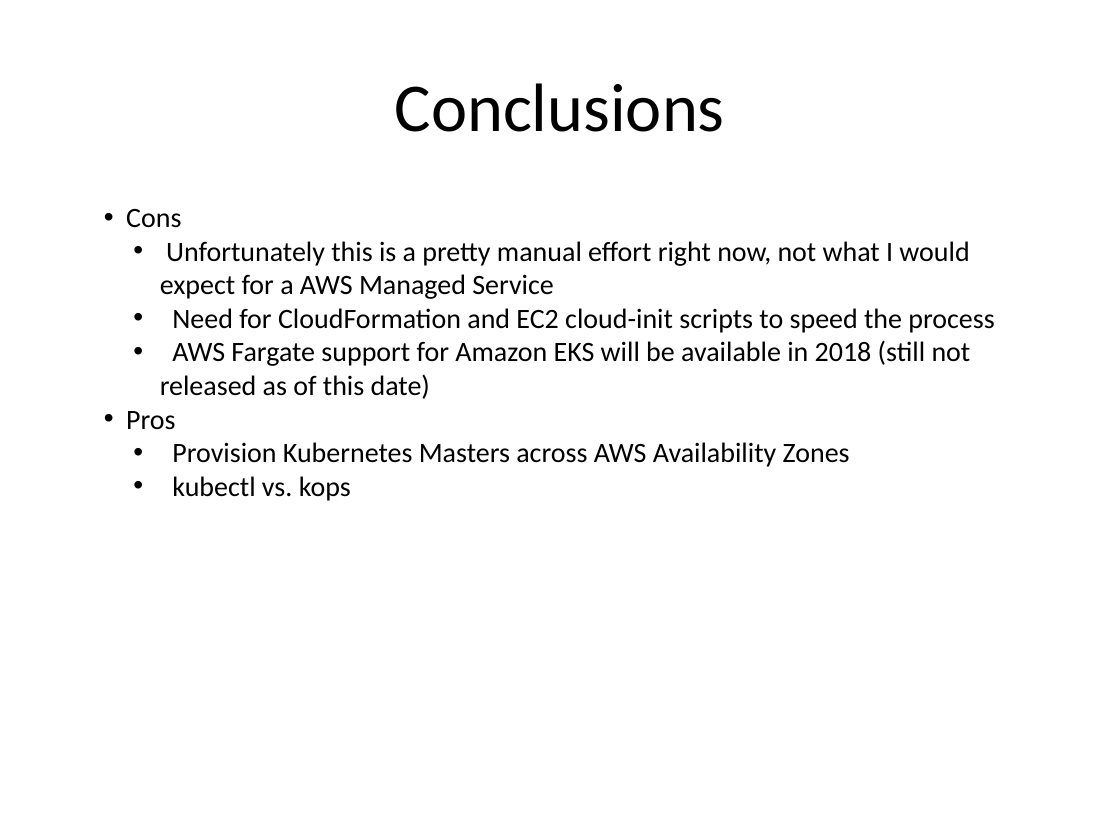
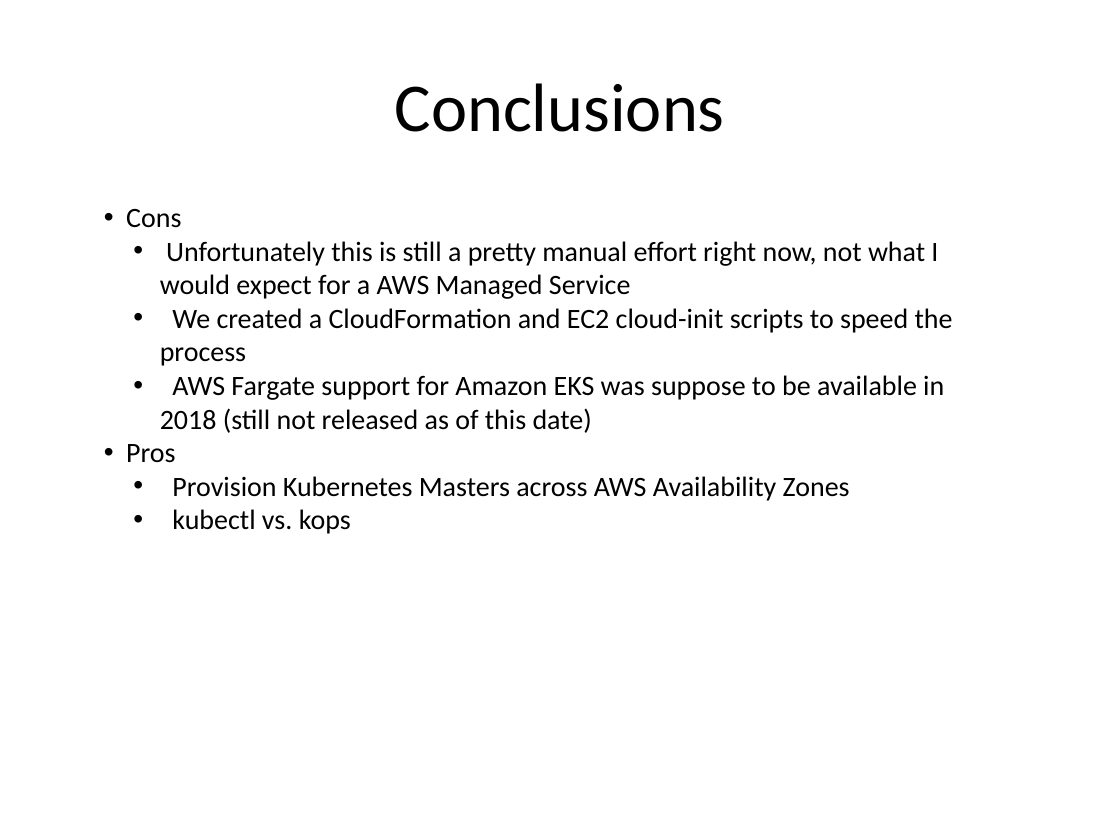
Before and after one commit to kskalvar/aws-eks-cluster-quickstart, a slide deck: slide 10 of slides/AWS-EKS-Cluster-Quickstart.pptx (slide 9 before the commit). Drawn at 1120x840 pixels with LibreOffice and Linux fonts; fonts in the diff are those of the drawing; background and template pictures are left out. Boxes give left, top, right and bottom in pixels: in the first picture for what was removed or moved away, otherwise in the second. Text is boxed around its words. In the diff, an @@ line names an element or a change of style, - is before the commit and + after.

```diff
--- a/slides/AWS-EKS-Cluster-Quickstart.pptx
+++ b/slides/AWS-EKS-Cluster-Quickstart.pptx
@@ text at bbox=[160, 241, 953, 433]: text changed @@
-  • Unfortunately this is a pretty manual effort right now, not what I would expect for a AWS Managed Service
-  • Need for CloudFormation and EC2 cloud-init scripts to speed the process
-  • AWS Fargate support for Amazon EKS will be available in 2018 (still not released as of this date)
+  • Unfortunately this is still a pretty manual effort right now, not what I would expect for a AWS Managed Service
+  • We created a CloudFormation and EC2 cloud-init scripts to speed the process
+  • AWS Fargate support for Amazon EKS was suppose to be available in 2018 (still not released as of this date)
```
Also in this commit, not shown: 5 other slides changed, 1 slide added.
